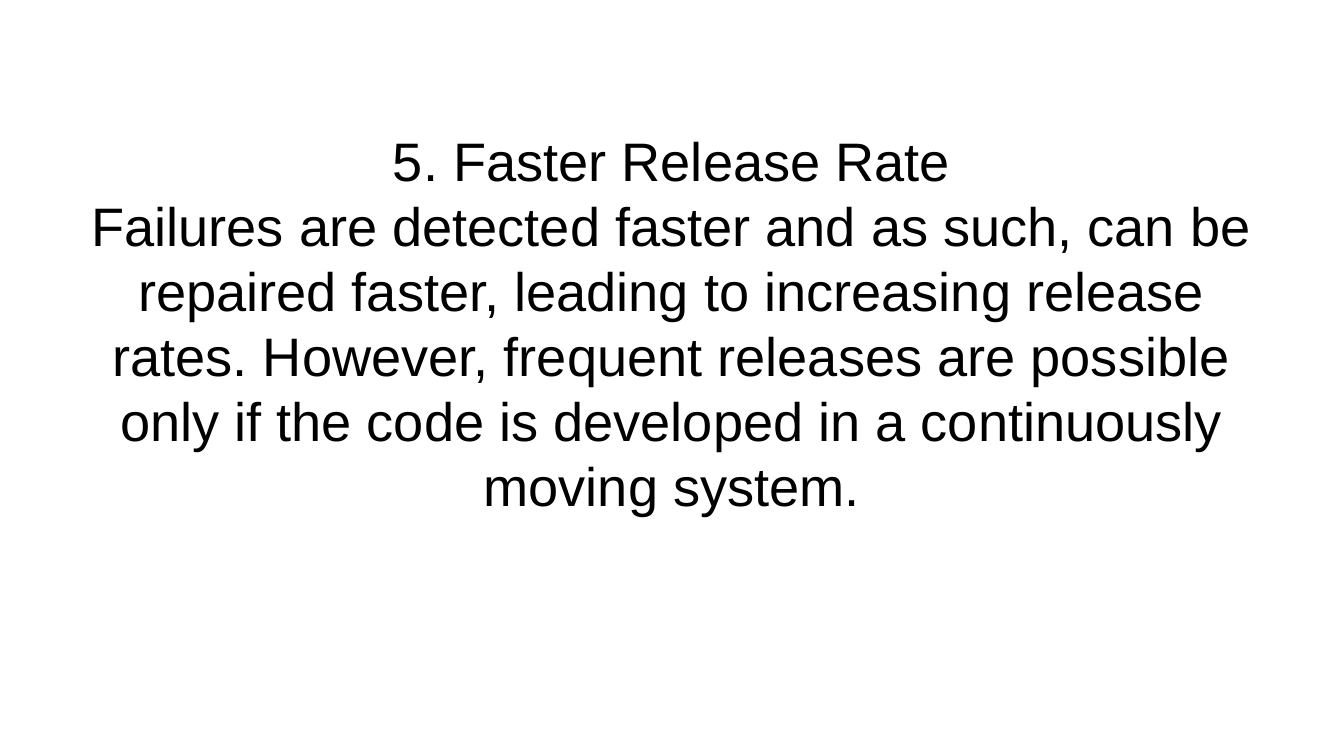
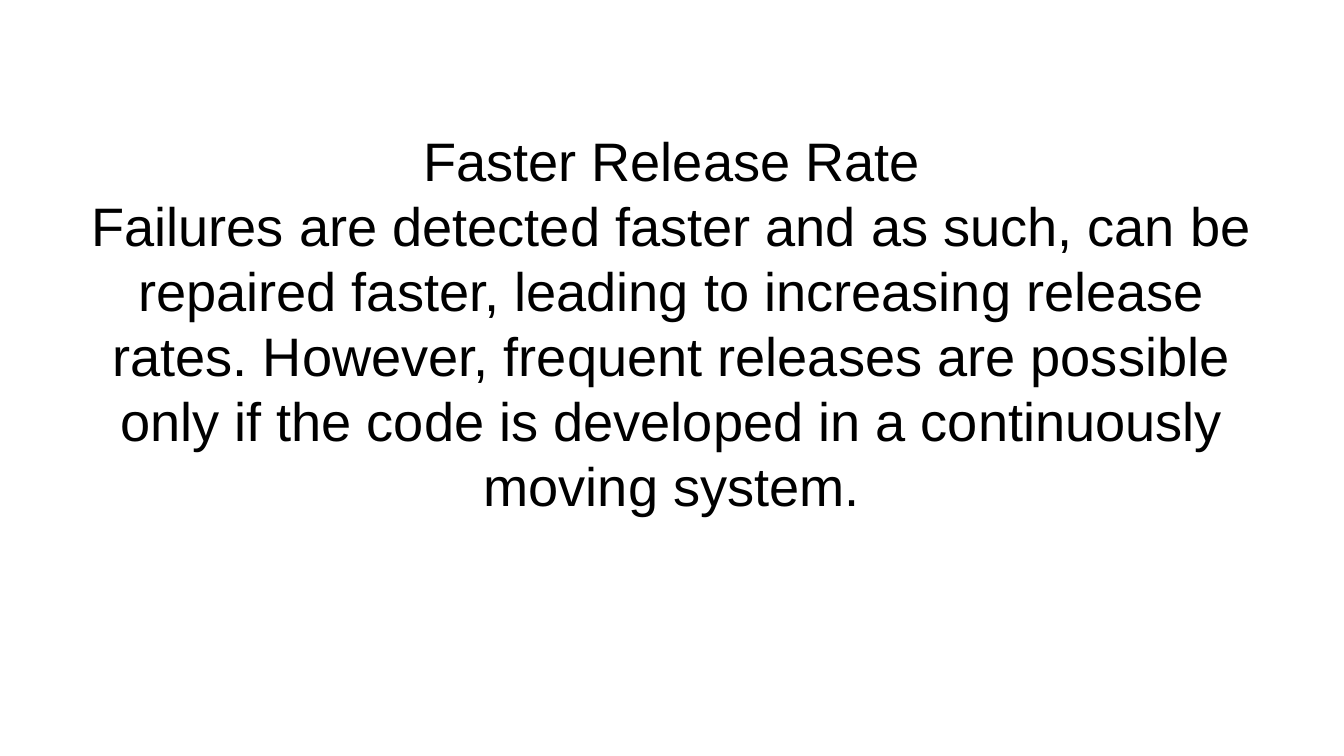
Before and after one commit to dr3mro/cdond-c3-projectstarter, a slide deck: slide 3 of presentation.odp (slide 9 before the commit). Drawn at 1344x756 pixels with LibreOffice and Linux fonts; fonts in the diff are those of the drawing. Boxes give left, top, right and bottom in pixels: in the first picture for what was removed or moved away, otherwise in the second. Text is boxed around its words. In the diff, an @@ line names an element or a change of style, - is before the commit and + after.

```diff
--- a/presentation.odp
+++ b/presentation.odp
@@ subtitle at (423, 141, 919, 182): text changed @@
-5. Faster Release Rate
+Faster Release Rate
```
Also in this commit, not shown: 3 other slides changed, 17 slides removed, 1 other file.
